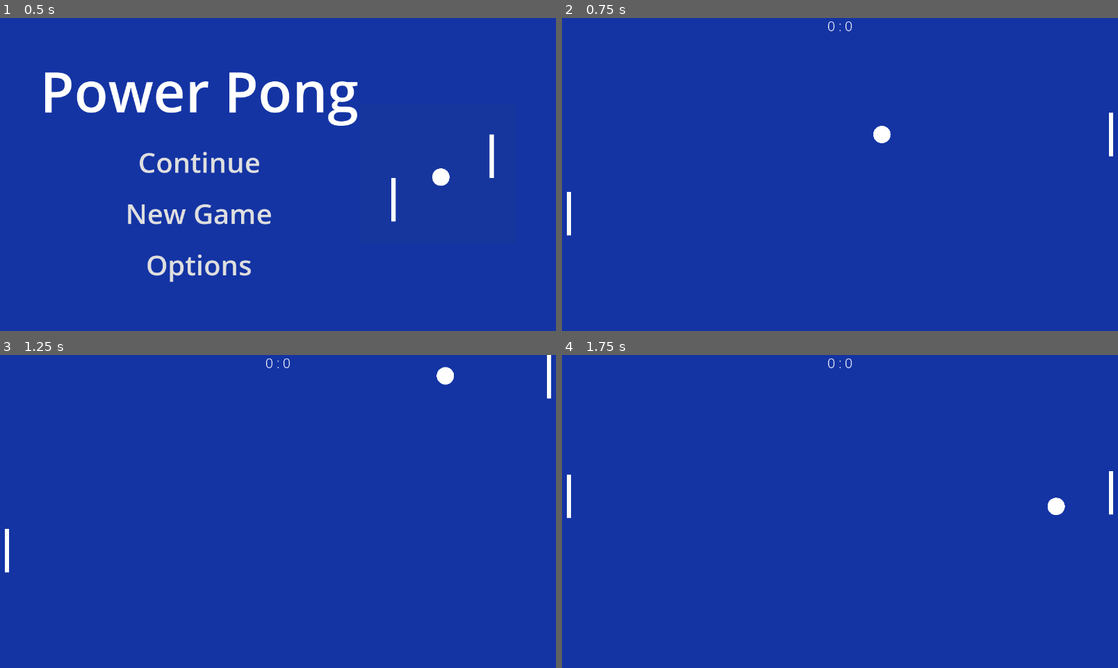
Above: before the commit, frames 1-4 (two rows, left to right).
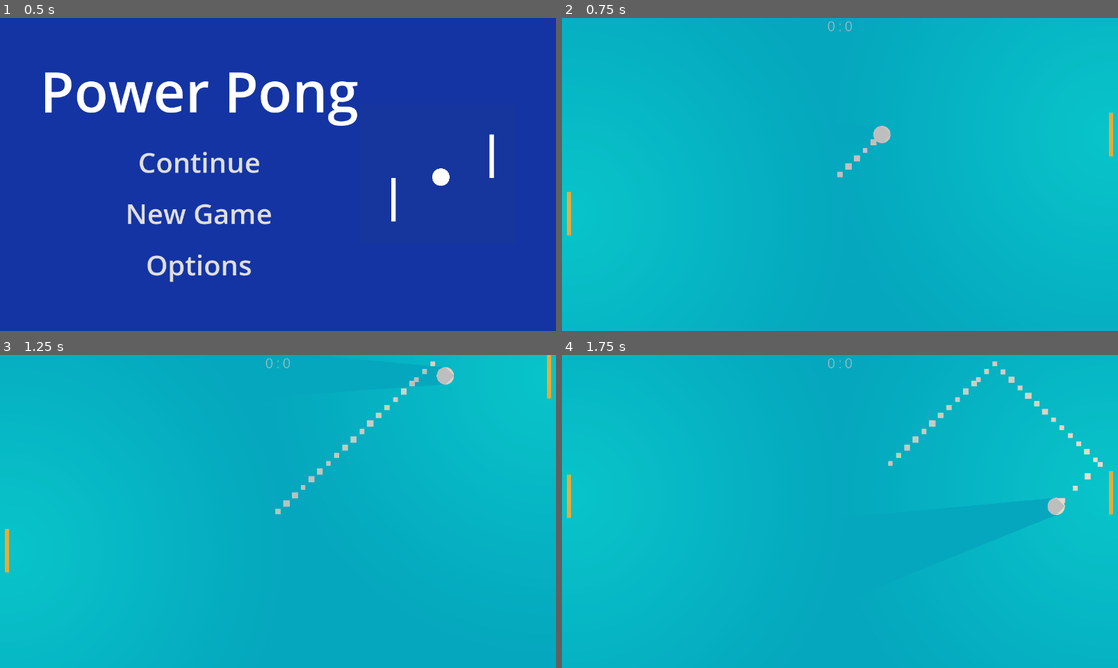
Above: after the commit, the same moments.

Repository: tjreed15/pong
Game: Godot game, scene res://scenes/menu/Menu.tscn
Same seed, same stepped clock (60 frames per second), same inputs: the game is played once before the commit and once after it.
Inputs (mouse positions are in pixels of both pictures, inside the frame that each line leads up to):
- Up to frame 1 (0.5 s): no input
- Up to frame 2 (0.75 s): click "New Game" at 0.5 s
- Up to frame 3 (1.25 s): no input
- Up to frame 4 (1.75 s): move the mouse to (962, 495) at 1.27 s

Frame 1 is identical in both runs. In frame 2, 100% of the frame differs, in the area x 0-100%, y 0-100%; in frame 3, 100%; in frame 4, 100%.

Commit message:
Changed render mode, experimenting with lighting

Diff:
--- a/godot/core/Ball.tscn
+++ b/godot/core/Ball.tscn
@@ -1,6 +1,7 @@
-[gd_scene load_steps=5 format=3 uid="uid://b328b8ccqd1f8"]
+[gd_scene load_steps=7 format=3 uid="uid://b328b8ccqd1f8"]
 
 [ext_resource type="Script" path="res://core/Ball.gd" id="1_ea8pi"]
+[ext_resource type="Texture2D" uid="uid://bm7tvuepysd0k" path="res://resources/light-texture.webp" id="2_qfv5c"]
 
 [sub_resource type="Shader" id="Shader_vtvul"]
 code = "shader_type canvas_item;
@@ -19,6 +20,10 @@
 radius = 20.0
 height = 40.0
 
+[sub_resource type="OccluderPolygon2D" id="OccluderPolygon2D_atrsb"]
+cull_mode = 2
+polygon = PackedVector2Array(20, 0, 0, -20, -20, 0, 0, 20)
+
 [node name="Ball" type="CharacterBody2D" groups=["Balls"]]
 motion_mode = 1
 wall_min_slide_angle = 0.0
@@ -34,3 +39,13 @@
 [node name="CollisionShape2D" type="CollisionShape2D" parent="."]
 visible = false
 shape = SubResource("CapsuleShape2D_0lfiy")
+
+[node name="PointLight2D" type="PointLight2D" parent="."]
+enabled = false
+energy = 0.25
+shadow_enabled = true
+texture = ExtResource("2_qfv5c")
+height = 10.0
+
+[node name="LightOccluder2D" type="LightOccluder2D" parent="."]
+occluder = SubResource("OccluderPolygon2D_atrsb")
--- a/godot/core/Paddle.tscn
+++ b/godot/core/Paddle.tscn
@@ -1,9 +1,14 @@
-[gd_scene load_steps=3 format=3 uid="uid://3vgwxajepk8e"]
+[gd_scene load_steps=5 format=3 uid="uid://3vgwxajepk8e"]
 
 [ext_resource type="Script" path="res://core/Paddle.gd" id="1_m44k1"]
+[ext_resource type="Texture2D" uid="uid://bm7tvuepysd0k" path="res://resources/light-texture.webp" id="2_xn4xb"]
 
 [sub_resource type="RectangleShape2D" id="RectangleShape2D_xfiet"]
 size = Vector2(10, 100)
+
+[sub_resource type="OccluderPolygon2D" id="OccluderPolygon2D_87imq"]
+cull_mode = 2
+polygon = PackedVector2Array(5, -50, -5, -50, -5, 50, 5, 50)
 
 [node name="Paddle" type="CharacterBody2D" groups=["Paddles"]]
 script = ExtResource("1_m44k1")
@@ -20,6 +25,7 @@
 offset_bottom = 50.0
 grow_horizontal = 2
 grow_vertical = 2
+color = Color(1, 0.768627, 0.270588, 1)
 
 [node name="CollisionShape2D" type="CollisionShape2D" parent="."]
 visible = false
@@ -27,3 +33,14 @@
 
 [node name="NormalPoint" type="Node2D" parent="."]
 position = Vector2(1, 0)
+
+[node name="PointLight2D" type="PointLight2D" parent="."]
+color = Color(0.701961, 0.537255, 0.188235, 1)
+energy = 0.25
+shadow_enabled = true
+texture = ExtResource("2_xn4xb")
+texture_scale = 5.0
+height = 10.0
+
+[node name="LightOccluder2D" type="LightOccluder2D" parent="."]
+occluder = SubResource("OccluderPolygon2D_87imq")
--- a/godot/project.godot
+++ b/godot/project.godot
@@ -39,5 +39,4 @@
 
 [rendering]
 
-renderer/rendering_method="gl_compatibility"
 renderer/rendering_method.mobile="gl_compatibility"
--- a/godot/scenes/main/Main.tscn
+++ b/godot/scenes/main/Main.tscn
@@ -13,6 +13,10 @@
 [ext_resource type="Script" path="res://controllers/AIController.gd" id="10_rbn2i"]
 [ext_resource type="PackedScene" uid="uid://dtr83cwyjumv3" path="res://pause/PauseMenu.tscn" id="12_4ytxw"]
 
+[sub_resource type="Environment" id="Environment_qt8rg"]
+background_mode = 3
+glow_enabled = true
+
 [sub_resource type="Theme" id="Theme_jts08"]
 Label/font_sizes/font_size = 32
 Label/fonts/font = ExtResource("2_1vct0")
@@ -24,13 +28,16 @@
 process_mode = 3
 script = ExtResource("2_i13ct")
 
+[node name="WorldEnvironment" type="WorldEnvironment" parent="."]
+environment = SubResource("Environment_qt8rg")
+
 [node name="Background" type="ColorRect" parent="."]
 anchors_preset = 15
 anchor_right = 1.0
 anchor_bottom = 1.0
 grow_horizontal = 2
 grow_vertical = 2
-color = Color(0.0784314, 0.203922, 0.643137, 1)
+color = Color(0.0588235, 0.87451, 0.996078, 1)
 
 [node name="ScoreLabel" type="Label" parent="."]
 anchors_preset = 10
@@ -43,6 +50,13 @@
 
 [node name="Ball" parent="." instance=ExtResource("3_anlmv")]
 position = Vector2(640, 360)
+
+[node name="WhiteParticles" type="CPUParticles2D" parent="Ball"]
+amount = 30
+direction = Vector2(0, 0)
+gravity = Vector2(0, 0)
+scale_amount_min = 10.0
+scale_amount_max = 15.0
 
 [node name="Walls" type="Node" parent="."]
 
@@ -96,5 +110,8 @@
 unique_name_in_owner = true
 visible = false
 
+[node name="CanvasModulate" type="CanvasModulate" parent="."]
+color = Color(0.75, 0.75, 0.75, 1)
+
 [connection signal="scored_on" from="Player1/Goal" to="." method="_on_player_scored_on"]
 [connection signal="scored_on" from="Player2/Goal" to="." method="_on_player_scored_on"]
Binary file added: godot/resources/light-texture.webp
Not shown, added: godot/resources/light-texture.webp.import
Not shown: 1 places in godot/scenes/main/Main.tscn that only renumber resources
Not shown, changed: README.md
